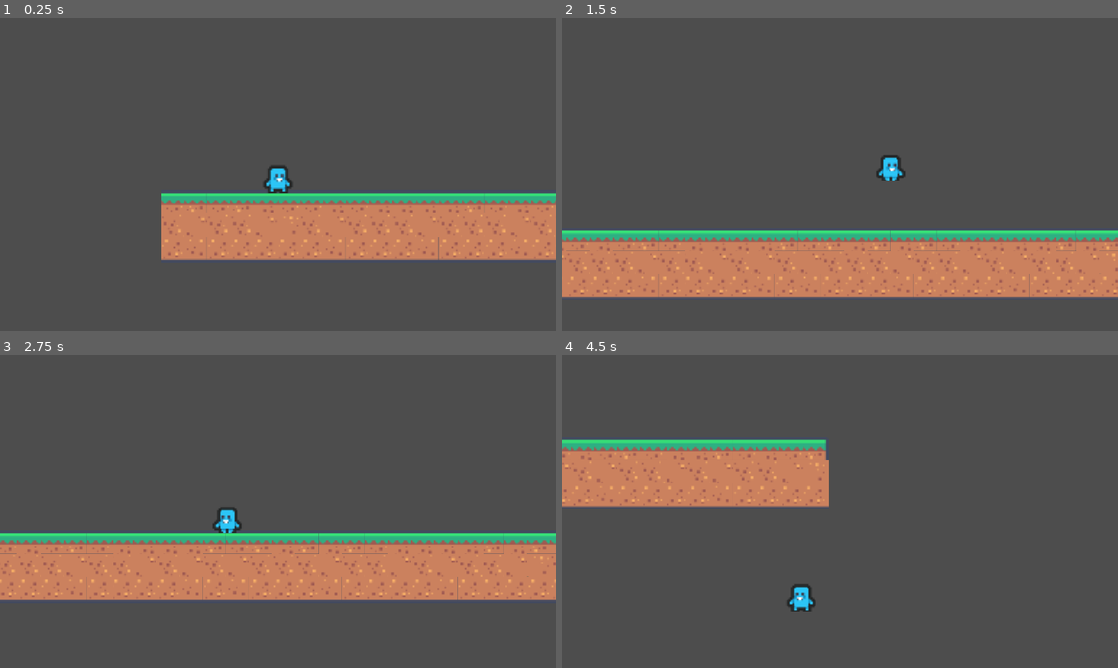
Above: before the commit, frames 1-4 (two rows, left to right).
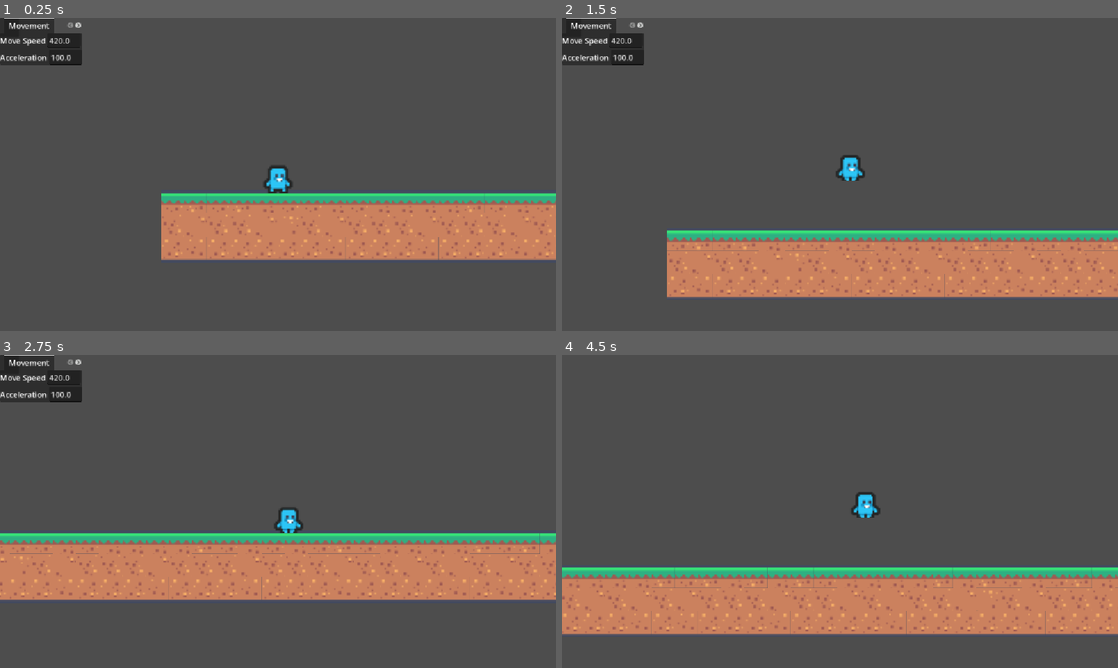
Above: after the commit, the same moments.

Repository: bridgerbird/GMTK2026-Game-Jam
Game: Godot game, scene res://scenes/level_tutorial.tscn
Same seed, same stepped clock (60 frames per second), same inputs: the game is played once before the commit and once after it. The project has no main scene, so this scene is started directly.
Inputs:
- Up to frame 1 (0.25 s): no input
- Up to frame 2 (1.5 s): hold D (move_right) from 0.53 s (still down); tap Space (jump) at 0.6, 0.77, 1.07, 1.35 s
- Up to frame 3 (2.75 s): tap Space (jump) at 1.52, 1.82, 2.1 s; release D (move_right) at 2.03 s; hold A (move_left) from 2.03 s (still down)
- Up to frame 4 (4.5 s): release A (move_left) at 2.78 s; hold D (move_right) 2.78-4.28 s; tap Space (jump) at 2.85, 3.02, 3.32, 3.6, 3.77, 4.07, 4.35 s; tap F1 (toggle_debug, bound only after the commit) at 4.15 s; hold A (move_left) from 4.28 s (still down)

The runs differ from the first frame. In frame 1, 1.9% of the frame differs, in the area x 0-15%, y 0-16%; in frame 2, 8.7%; in frame 3, 5.6%; in frame 4, 32%, in the area x 0-100%, y 26-90%.

Commit message:
Added Config Panel

Diff:
--- a/project.godot
+++ b/project.godot
@@ -44,6 +44,11 @@
 , Object(InputEventKey,"resource_local_to_scene":false,"resource_name":"","device":-1,"window_id":0,"alt_pressed":false …(186 unchanged characters)…
 ]
 }
+toggle_debug={
+"deadzone": 0.2,
+"events": [Object(InputEventKey,"resource_local_to_scene":false,"resource_name":"","device":-1,"window_id":0,"alt_pressed":false,"shift_pressed":false,"ctrl_pressed":false,"meta_pressed":false,"pressed":false,"keycode":0,"physical_keycode":4194332,"key_label":0,"unicode":0,"location":0,"echo":false,"script":null)
+]
+}
 
 [physics]
 
--- /dev/null
+++ b/scenes/ConfigField.tscn
@@ -0,0 +1,19 @@
+[gd_scene format=3 uid="uid://egnwiqls8ltw"]
+
+[ext_resource type="Script" uid="uid://dbwt6iprjudsh" path="res://scripts/config_field.gd" id="1_hvjyq"]
+
+[node name="ConfigField" type="HBoxContainer" unique_id=698041513]
+anchors_preset = 15
+anchor_right = 1.0
+anchor_bottom = 1.0
+grow_horizontal = 2
+grow_vertical = 2
+script = ExtResource("1_hvjyq")
+
+[node name="NameLabel" type="Label" parent="." unique_id=1525929064]
+layout_mode = 2
+
+[node name="ValueLineEdit" type="LineEdit" parent="." unique_id=1758456397]
+layout_mode = 2
+
+[connection signal="text_submitted" from="ValueLineEdit" to="." method="_on_value_line_edit_text_submitted"]
--- /dev/null
+++ b/scenes/DebugPanel.tscn
@@ -0,0 +1,25 @@
+[gd_scene format=3 uid="uid://c7e616l4ugpgm"]
+
+[ext_resource type="Script" uid="uid://bfsfb7xt3tsdi" path="res://scripts/debug_panel.gd" id="1_c2ndm"]
+
+[node name="CanvasLayer_DebugPanel" type="CanvasLayer" unique_id=633481829]
+script = ExtResource("1_c2ndm")
+
+[node name="Panel" type="Panel" parent="." unique_id=394787689]
+offset_right = 40.0
+offset_bottom = 40.0
+
+[node name="TabContainer" type="TabContainer" parent="Panel" unique_id=552887407]
+layout_mode = 0
+offset_right = 8.0
+offset_bottom = 40.0
+current_tab = 0
+
+[node name="Movement" type="VBoxContainer" parent="Panel/TabContainer" unique_id=417091395]
+layout_mode = 2
+metadata/_tab_index = 0
+
+[node name="Jump" type="VBoxContainer" parent="Panel/TabContainer" unique_id=220843656]
+visible = false
+layout_mode = 2
+metadata/_tab_index = 1
--- a/scenes/level_tutorial.tscn
+++ b/scenes/level_tutorial.tscn
@@ -2,6 +2,7 @@
 
 [ext_resource type="TileSet" uid="uid://b5tnt0dm5b1nj" path="res://resources/Kenny_Tile_Set.tres" id="1_2x0bi"]
 [ext_resource type="PackedScene" uid="uid://facs5c2kvssy" path="res://scenes/player.tscn" id="1_sigjl"]
+[ext_resource type="PackedScene" uid="uid://c7e616l4ugpgm" path="res://scenes/DebugPanel.tscn" id="3_oycks"]
 
 [node name="Node2D" type="Node2D" unique_id=1154494496]
 
@@ -10,3 +11,5 @@
 tile_set = ExtResource("1_2x0bi")
 
 [node name="Player" parent="." unique_id=1322426992 instance=ExtResource("1_sigjl")]
+
+[node name="CanvasLayer_DebugPanel" parent="." unique_id=633481829 instance=ExtResource("3_oycks")]
--- /dev/null
+++ b/scripts/config_field.gd
@@ -0,0 +1,14 @@
+extends HBoxContainer
+
+signal value_submitted(text)
+
+@onready var name_label = $NameLabel
+@onready var value_edit = $ValueLineEdit
+
+func setup(display_name, initial_value):
+	name_label.text = display_name
+	value_edit.text = str(initial_value)
+
+func _on_value_line_edit_text_submitted(text):
+	value_submitted.emit(text)
+	value_edit.release_focus()
--- /dev/null
+++ b/scripts/debug_panel.gd
@@ -0,0 +1,33 @@
+extends CanvasLayer
+
+const ConfigFieldScene = preload("res://scenes/ConfigField.tscn")
+
+# text displays
+var fields = [
+	{ "property": "move_speed", "label": "Move Speed", "tab": "Movement" },
+	{ "property": "acceleration", "label": "Acceleration", "tab": "Movement" },
+	{ "property": "jump_velocity", "label": "Jump Velocity", "tab": "Jump" },
+	{ "property": "ascend_gravity", "label": "Ascend Gravity", "tab": "Jump" },
+	{ "property": "descend_gravity", "label": "Descend Gravity", "tab": "Jump" },
+	{ "property": "float_gravity", "label": "Float Gravity", "tab": "Jump" },
+	{ "property": "float_threshold", "label": "Float Threshold", "tab": "Jump" },
+	{ "property": "jump_cut_multiplier", "label": "Jump Cut Multiplier", "tab": "Jump" },
+	{ "property": "number_of_jumps", "label": "Number of Jumps", "tab": "Jump" }
+]
+
+# show the text
+func _ready():
+	for field in fields:
+		var container = get_node("Panel/TabContainer/" + field["tab"])
+		var instance = ConfigFieldScene.instantiate()
+		container.add_child(instance)
+		instance.setup(field["label"], GameConfig.get(field["property"]))
+		instance.value_submitted.connect(_on_field_submitted.bind(field["property"]))
+
+func _on_field_submitted(text, property_name):
+	GameConfig.set(property_name, float(text))
+
+# Toggle Panel visibility
+func _process(_delta):
+	if Input.is_action_just_pressed("toggle_debug"):
+		visible = !visible
--- a/scripts/game_config.gd
+++ b/scripts/game_config.gd
@@ -2,10 +2,11 @@
 
 # Platforming Configs
 var move_speed = 420.0
+var acceleration = 100.0
 var jump_velocity = -460.0
 var ascend_gravity = 980.0
 var descend_gravity = 2000.0
 var float_gravity = 260.0
 var float_threshold = 17.0
-var jump_cut_multipier = 0.25
+var jump_cut_multiplier = 0.25
 var number_of_jumps = 2.0
--- a/scripts/player.gd
+++ b/scripts/player.gd
@@ -5,7 +5,6 @@
 
 # Updates and Starts playing the correct animation
 func update_animation(animation_state):
-	print(animation_state)
 	# Flip directions
 	if velocity.x < 0:
 		animated_sprite.flip_h = true
@@ -45,14 +44,17 @@
 	# Handle partial jump.
 	# multiply jump velocity toward 0 after releasing jump button
 	if Input.is_action_just_released("jump") and velocity.y < 0:
-		velocity.y *= GameConfig.jump_cut_multipier
+		velocity.y *= GameConfig.jump_cut_multiplier
 
 	# Get input direction
 	var direction = Input.get_axis("move_left", "move_right")
 	# Handle movement
-	velocity.x = direction * GameConfig.move_speed
+	var target_speed = direction * GameConfig.move_speed
+	velocity.x = move_toward(velocity.x, target_speed, GameConfig.acceleration * delta)
 	# Handle walking and standing animations excluding while jumping
-	if velocity.y == 0 && velocity.x != 0:
+	if velocity.y == 0 && velocity.x == GameConfig.move_speed:
+		update_animation("run")
+	elif velocity.y == 0 && velocity.x != 0:
 		update_animation("walk")
 	elif velocity.y == 0 && velocity.x == 0:
 		update_animation("idle")
Not shown, added: scripts/config_field.gd.uid
Not shown, added: scripts/debug_panel.gd.uid
